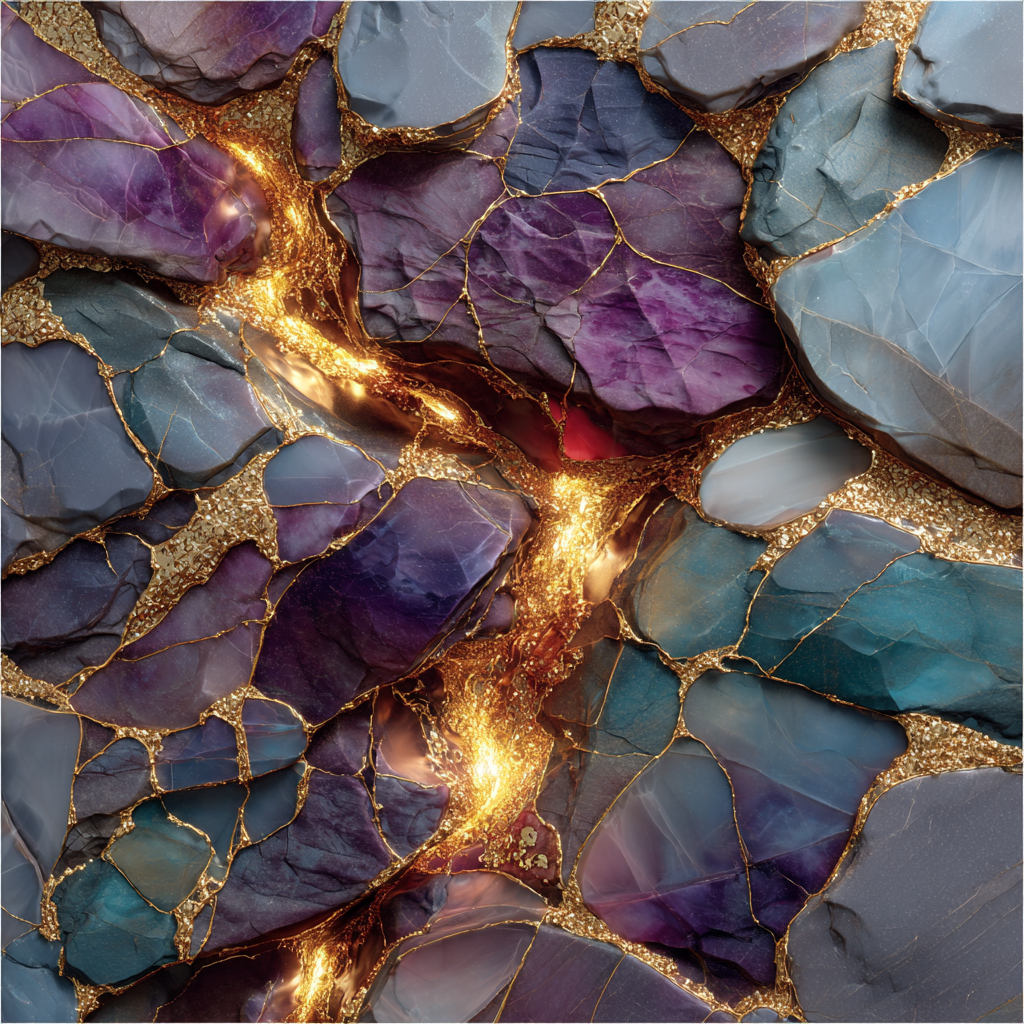
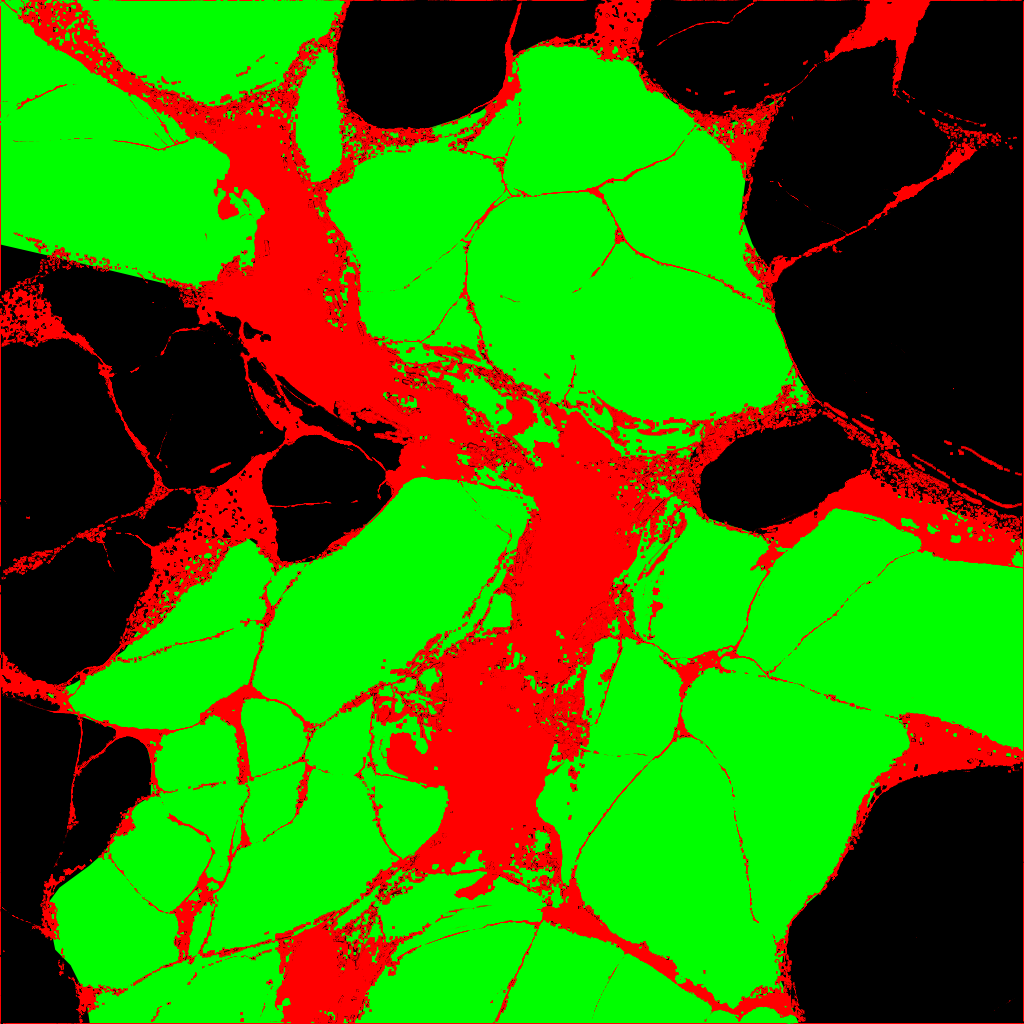
Layer changes from the first w=1024, h=1024 image to the second:
hid group "UVs" (1 layers) over bbox(27, 17, 1008, 999)
hid group "BR" (4 layers) over bbox(0, 0, 1024, 1024)
painted on "Layer 1", masked it over bbox(0, 0, 1024, 1024)
painted on "M Mask" over bbox(0, 0, 1024, 1024)
painted on "E Mask" over bbox(0, 0, 1024, 1024)